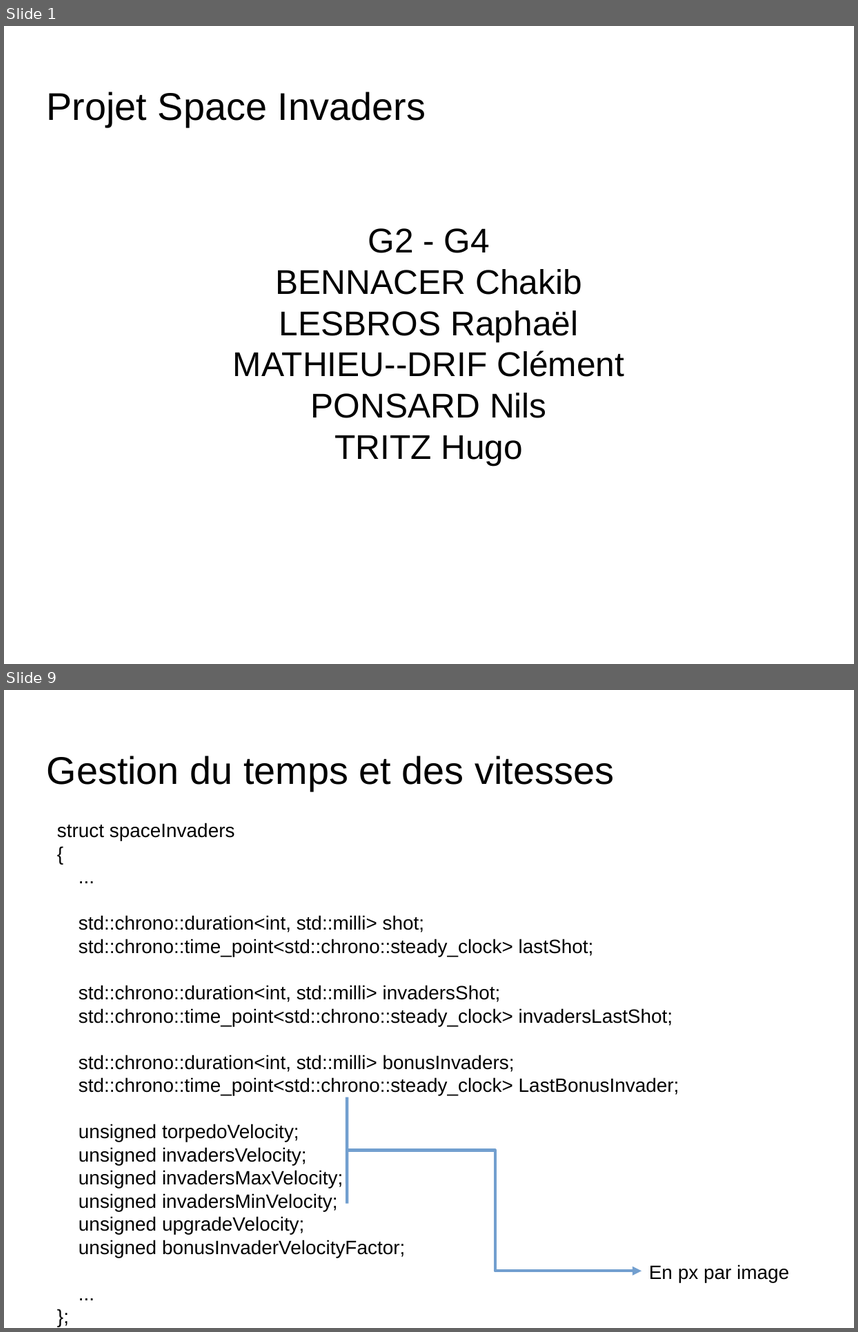
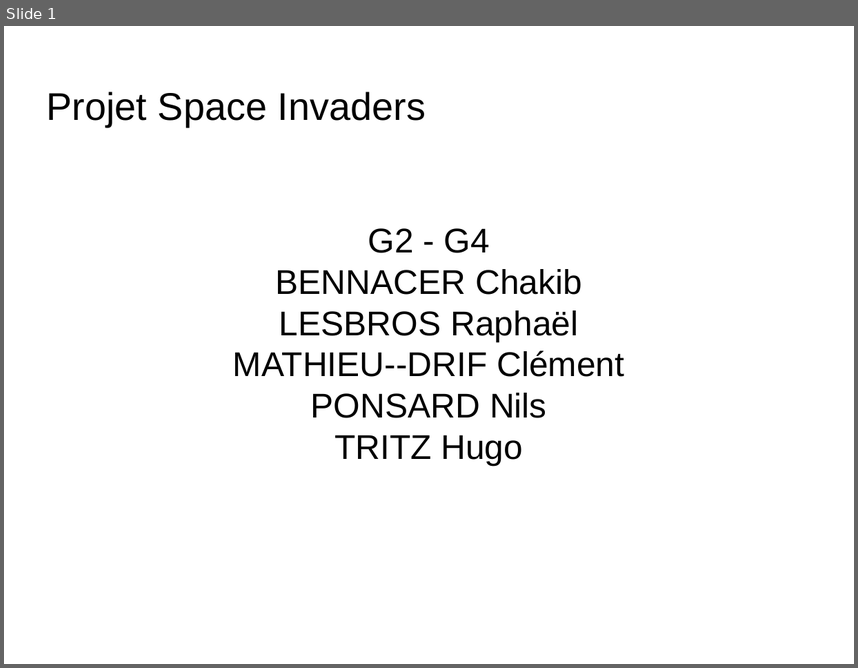
Before and after one commit to nponsard/G2_G4_Bennacer_Lesbros_MathieuDrif_Ponsard_Tritz, a slide deck: docs/Presentation.odp. Shown one above the other, each under a label of ours: slides 1 and 9 before the commit, slide 1 after it; the slides between them are not shown. The pictures are 858x1332 and 858x668 pixels, drawn with LibreOffice and Linux fonts; fonts in the diff are those of the drawing; background and template pictures are left out. Boxes give left, top, right and bottom in pixels: in the first picture for what was removed or moved away, otherwise in the second. Text is boxed around its words. In the diff, an @@ line names an element or a change of style, - is before the commit and + after.

```diff
--- a/docs/Presentation.odp
+++ b/docs/Presentation.odp
@@ slide 9 removed at [4,690,854,1328], background picture (left out) @@
@@ title removed at [47,756,614,791] @@
-Gestion du temps et des vitesses
@@ text removed at [57,822,680,1257] @@
-struct spaceInvaders
-{
-...
-std::chrono::duration<int, std::milli> shot;
-std::chrono::time_point<std::chrono::steady_clock> lastShot;
-std::chrono::duration<int, std::milli> invadersShot;
-std::chrono::time_point<std::chrono::steady_clock> invadersLastShot;
-std::chrono::duration<int, std::milli> bonusInvaders;
-std::chrono::time_point<std::chrono::steady_clock> LastBonusInvader;
-unsigned torpedoVelocity;
-unsigned invadersVelocity;
-unsigned invadersMaxVelocity;
-unsigned invadersMinVelocity;
-unsigned upgradeVelocity;
-unsigned bonusInvaderVelocityFactor;
-...
-};
@@ line removed from (347, 1097) to (347, 1203) @@
@@ elbow arrow removed from (347, 1150) to (642, 1271) @@
@@ text removed at [649,1264,789,1282] @@
-En px par image
```
Also in this commit, not shown: 8 slides changed, 4 slides added, 5 other slides removed.
